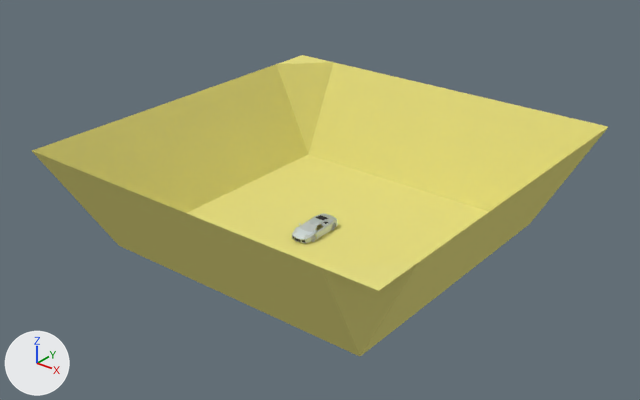
What one commit did to the Blender file lowpolylambo/lowPolyLambo.blend.
Camera for both pictures: a camera (50 mm lens) standing at (70.3, -64.2, 46.0) and looking at (17.1, 2.4, 4.7). Every picture has the same lights, and +X, +Y and +Z are marked at lower left.
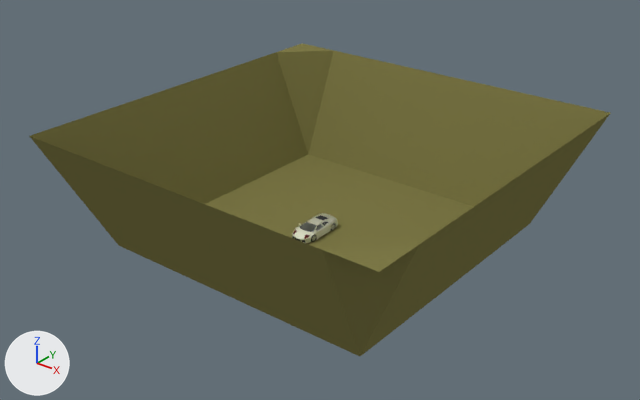
Edits to the bpy script that builds the scene:
```text
Change mat_material_003:
    mat_material_003.base_color: (0.8, 0.739, 0.232) -> (0.212, 0.196, 0.0659)  # yellow #e7df84 -> yellow #7f7a49
Add mat_yellowlight:
    mat_yellowlight = emission_material('yellowlight')
    mat_yellowlight.base_color = (0.0522, 0.00104, 0.00129)  # dark red #410304
    mat_yellowlight.strength = 1.2
Add mat_glass:
    mat_glass = bpy.data.materials.new('glass')
    mat_glass.use_nodes = True; mat_glass.node_tree.nodes.clear()
    _N = mat_glass.node_tree.nodes; _L = mat_glass.node_tree.links
    n0 = _N.new('ShaderNodeOutputMaterial'); n0.name = 'Material Output'
    n1 = _N.new('ShaderNodeBsdfGlass'); n1.name = 'Glass BSDF'
    n1.distribution = 'BECKMANN'
    n1.inputs[0].default_value = (0.643, 0.682, 0.662, 1.0)  # 'Color', light grey #d2d7d5
    n1.inputs[1].default_value = 1.0  # 'Roughness'
    n1.inputs[2].default_value = 1.45  # 'IOR'
    _L.new(n1.outputs[0], n0.inputs[0])  # 'BSDF' to 'Surface'
Add mat_body:
    mat_body = bpy.data.materials.new('body')
    mat_body.use_nodes = True; mat_body.node_tree.nodes.clear()
    _N = mat_body.node_tree.nodes; _L = mat_body.node_tree.links
    n0 = _N.new('ShaderNodeOutputMaterial'); n0.name = 'Material Output'
    n1 = _N.new('ShaderNodeBsdfAnisotropic'); n1.name = 'Glossy BSDF'
    n1.distribution = 'BECKMANN'
    n1.inputs[0].default_value = (0.75, 0.757, 0.589, 1.0)  # 'Color', light grey #e1e2ca
    n1.inputs[1].default_value = 0.728  # 'Roughness'
    _L.new(n1.outputs[0], n0.inputs[0])  # 'BSDF' to 'Surface'
Change me_plane:
    where me_plane.from_pydata(...)  # 81 vertices, 64 faces; spans x -1.0..1.0, y -1.0..1.0, z 0.0..0.53
    used by ob_plane; location = (17.28, 3.66, 0.04); scale = (21.4, 21.4, 21.4)
    me_plane part 1: the whole mesh is scaled about the mesh origin by (1, 1, 1.14)
Change me_cylinder_001:
    used by ob_cylinder_001; location = (15.79, 4.74, 0.43); rotation_euler = (1.571, 0.0, 1.571), in degrees (90, 0, 90); scale = (0.401, 0.401, 0.148)
    remove me_cylinder_001.from_pydata(...)  # 777 vertices, 640 faces, 11 loose edges; spans x -11.74..2.91, y -0.98..2.51, z 0.0..9.84
    add me_cylinder_001.from_pydata(...)  # 906 vertices, 770 faces, 11 loose edges; spans x -11.74..2.91, y -0.98..2.51, z 0.0..9.84
    me_cylinder_001 part 2: 69 vertices added at x -9.22..-3.91, y -0.75..2.3, z 4.73..8.25
    me_cylinder_001 part 3: 3 faces spanning x -8.75..-2.61, y 1.54..2.38, z 0.0..7.31 switch from mat_material (light grey #c8cdca) to mat_glass
    me_cylinder_001 part 4: 220 faces spanning x -11.74..2.91, y -0.69..2.51, z 0.0..9.84 switch from mat_material_001 to mat_body
    add me_cylinder_001.materials.append(mat_yellowlight)  # dark red #410304
```

Location of each change, [x1, y1, x2, y2] in pixels of the pictures (640 x 400 px):
'Plane', recoloured, mesh rescaled: before [32, 55, 608, 356]; after [29, 43, 610, 356]
part 2 of me_cylinder_001, added: after [312, 224, 323, 242]
part 3 of me_cylinder_001, recoloured: [300, 222, 326, 232] in both
part 4 of me_cylinder_001, recoloured: [292, 213, 338, 243] in both
